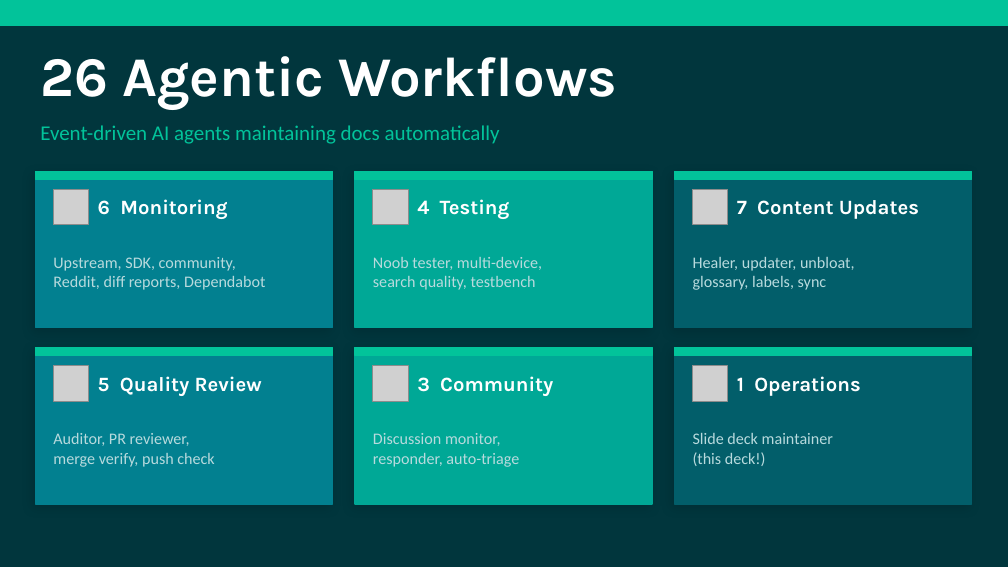
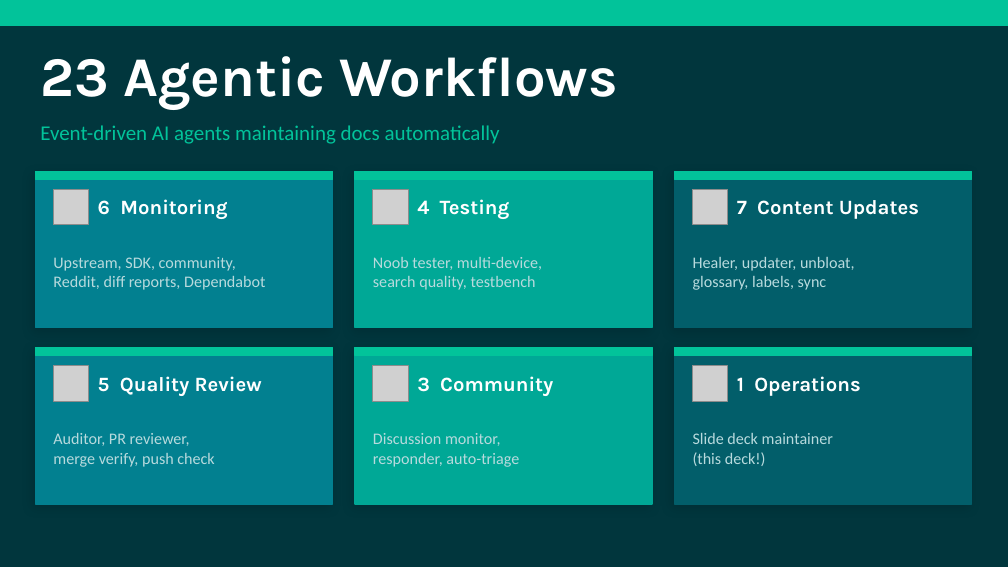
Before and after one commit to nicholasdbrady/foundry-docs, a slide deck: slide 5 of slides/foundry-docs-overview.pptx. Drawn at 1008x567 pixels with LibreOffice and Linux fonts; fonts in the diff are those of the drawing; grey boxes stand for pictures. Boxes give left, top, right and bottom in pixels: in the first picture for what was removed or moved away, otherwise in the second. Text is boxed around its words. In the diff, an @@ line names an element or a change of style, - is before the commit and + after.

```diff
--- a/slides/foundry-docs-overview.pptx
+++ b/slides/foundry-docs-overview.pptx
@@ text at <box>40,56,618,110</box>: text changed @@
-26 Agentic Workflows
+23 Agentic Workflows
```
Also in this commit, not shown: 6 other slides changed, 1 other file.
